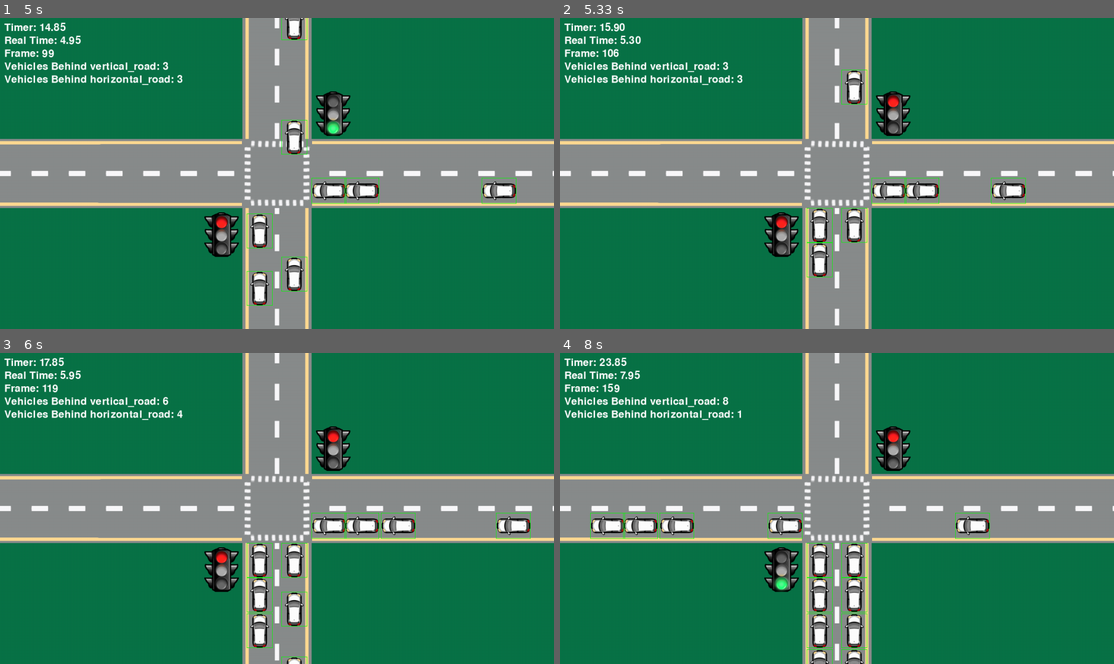
Above: before the commit, frames 1-4 (two rows, left to right).
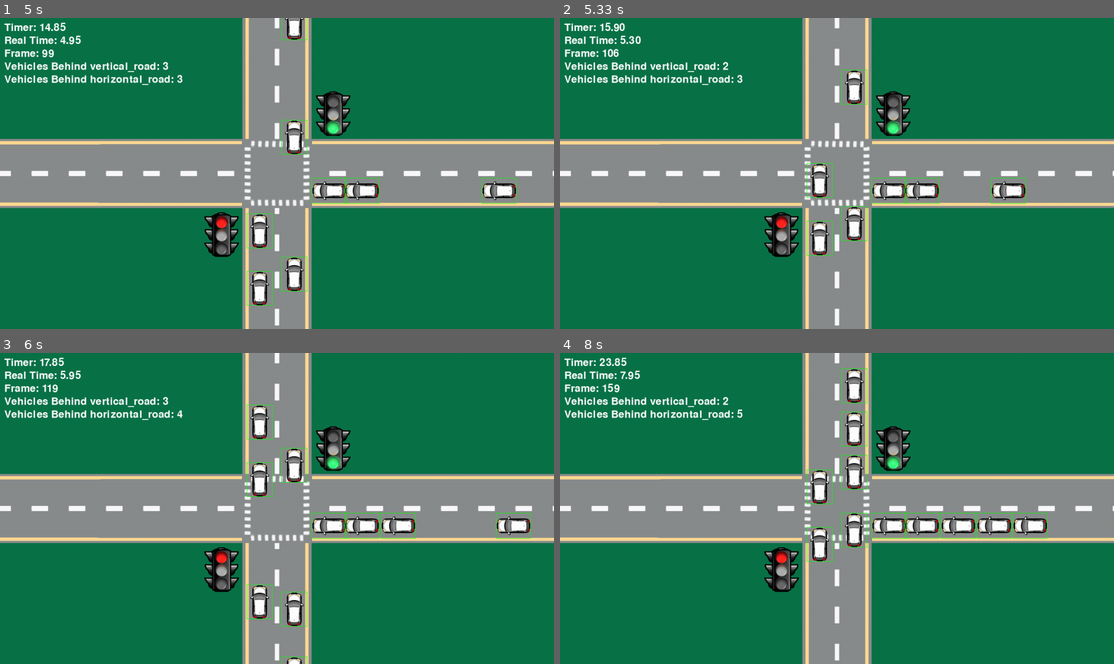
Above: after the commit, the same moments.

Repository: IChaudhry892/csce-4430-project
Game: pygame game, started from pygame-traffic-test/main.py
Same seed, same stepped clock (60 frames per second), same inputs: the game is played once before the commit and once after it.
Inputs:
- Up to frame 1 (5 s): no input
- Up to frame 2 (5.33 s): no input
- Up to frame 3 (6 s): no input
- Up to frame 4 (8 s): no input

Frame 1 is identical in both runs. In frame 2, 1.3% of the frame differs, in the area x 29-62%, y 14-84%; in frame 3, 2.3%; in frame 4, 6.8%, in the area x 5-88%, y 4-100%.

Commit message:
Added variable traffic light control signals

Diff:
--- a/pygame-traffic-test/SignalController/SignalController.py
+++ b/pygame-traffic-test/SignalController/SignalController.py
@@ -1,6 +1,7 @@
 from TrafficSignal.TrafficSignal import TrafficSignal
 from SimulationToolbox.Simulatable import Simulatable
 from SimulationToolbox.SimulationConfig import SimulationConfig
+from Road.Road import Road
 
 class SignalController(Simulatable):
     """Simple signal controller that toggles signals every fixed interval.
@@ -12,6 +13,8 @@
     def __init__(self, vertical_signal: TrafficSignal, horizontal_signal: TrafficSignal, scenario, virtual_time_elapsed: float = 0.0, toggle_interval: float = 15.0):
         self.vertical_signal = vertical_signal
         self.horizontal_signal = horizontal_signal
+        # Store scenario so controller can inspect roads/queues
+        self.scenario = scenario
         self.virtual_time_elapsed = virtual_time_elapsed
         self.toggle_interval = toggle_interval
         self.both_signals_red_duration = SimulationConfig.BOTH_SIGNALS_RED_DURATION * SimulationConfig.SPEED_FACTOR # 3 virtual seconds
@@ -70,9 +73,59 @@
             return  # Skip toggling while in both-red duration
 
 
-        # Update elapsed time until next toggle
+        # Update elapsed time since the current green started
         self.virtual_time_elapsed += delta_time
-        # Toggle whenever we cross a multiple of the period
-        while self.virtual_time_elapsed >= self.toggle_interval:  # Check if 15 virtual seconds have passed
-            self.toggle_signals()
-            self.virtual_time_elapsed -= self.toggle_interval  # reset elapsed back to 0
+
+        # Adaptive toggling: prefer using scenario vehicle counts when available.
+        # If `scenario` is not set on this controller, fall back to the original fixed-period behavior.
+        if hasattr(self, "scenario") and self.scenario is not None:
+            # Count only vehicles currently stuck at the RED light (i.e., in 'waiting' state)
+            red_wait_count = 0
+            red_thresh = 0.0
+            # Find which road is currently red and count vehicles waiting on that road
+            if self.vertical_signal.is_green():
+                # horizontal road is red
+                red_road_id = self.horizontal_signal.getRoadID()
+                red_thresh = SimulationConfig.HORIZONTAL_ROAD_CAR_THRESHOLD
+            else:
+                # vertical road is red
+                red_road_id = self.vertical_signal.getRoadID()
+                red_thresh = SimulationConfig.VERTICAL_ROAD_CAR_THRESHOLD
+
+            for component in self.scenario.getComponents():
+                if not isinstance(component, Road):
+                    continue
+                if component.getRoadID() != red_road_id:
+                    continue
+                # component.vehicle_lanes is a dict of lane lists
+                for lane_list in component.vehicle_lanes.values():
+                    for vehicle in lane_list:
+                        try:
+                            if vehicle.state == SimulationConfig.VEHICLE_STATES["waiting"]:
+                                red_wait_count += 1
+                        except Exception:
+                            # If vehicle lacks expected attributes, skip it
+                            continue
+
+            # Convert real-time durations into virtual seconds used by the controller (respect SPEED_FACTOR)
+            min_green = SimulationConfig.MIN_GREEN_DURATION * SimulationConfig.SPEED_FACTOR
+            max_green = SimulationConfig.MAX_GREEN_DURATION * SimulationConfig.SPEED_FACTOR
+
+            # Force toggle if we've reached the absolute maximum green duration
+            if self.virtual_time_elapsed >= max_green:
+                print(f"Max green reached, toggling signals: red_wait_count={red_wait_count}")
+                self.toggle_signals()
+                self.virtual_time_elapsed = 0.0
+            # If we've reached the minimum green, decide based on red-queue length
+            elif self.virtual_time_elapsed >= min_green:
+                # Switch when the red side has more waiting vehicles than its threshold
+                if red_wait_count > red_thresh:
+                    print(f"Toggling signals due to red queue: red_wait_count={red_wait_count}")
+                    self.toggle_signals()
+                    self.virtual_time_elapsed = 0.0
+            # else: still within mandatory minimum green, do nothing
+        else:
+            # Fallback: keep previous fixed-interval behavior when scenario isn't available
+            while self.virtual_time_elapsed >= self.toggle_interval:
+                self.toggle_signals()
+                self.virtual_time_elapsed -= self.toggle_interval
